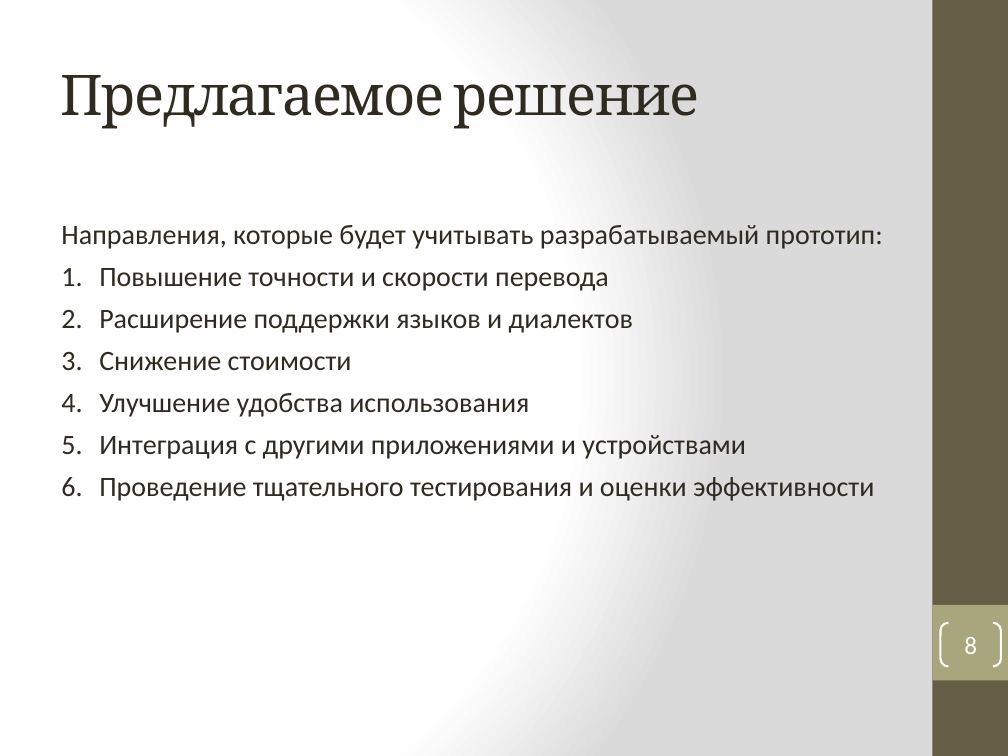
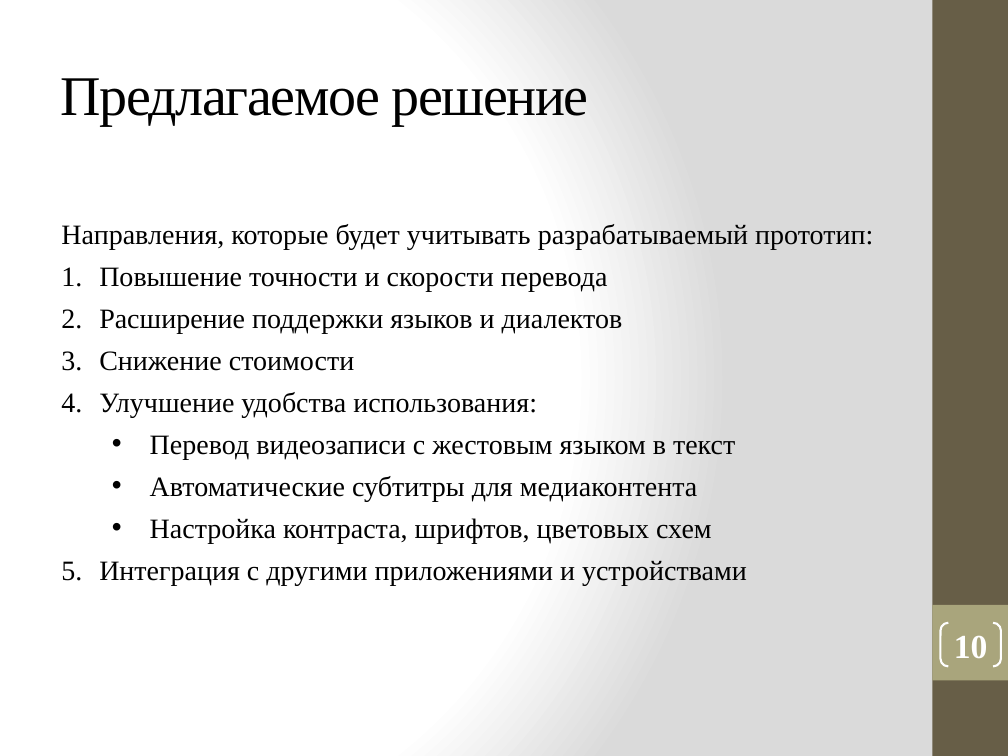
Before and after one commit to vadimgilka/DeafAndDumbPeople, a slide deck: slide 10 of Моя документация/Презентация_Панова.pptx (slide 8 before the commit). Drawn at 1008x756 pixels with LibreOffice and Linux fonts; fonts in the diff are those of the drawing. Boxes give left, top, right and bottom in pixels: in the first picture for what was removed or moved away, otherwise in the second. Text is boxed around its words. In the diff, an @@ line names an element or a change of style, - is before the commit and + after.

```diff
--- a/Моя документация/Презентация_Панова.pptx
+++ b/Моя документация/Презентация_Панова.pptx
@@ title "Предлагаемое решение" at (60, 78, 589, 126): font Cambria to Times New Roman, text colour #2F2B20 to #000000 @@
@@ text at (61, 224, 873, 586): font Calibri to Times New Roman, text colour #2F2B20 to #000000 in "Направления, которые будет учитывать разрабатываемый прототи ...", "Повышение точности и скорости перевода", "Расширение поддержки языков и диалектов", "Снижение стоимости" and 1 more places @@
@@ text at (99, 392, 735, 544): text changed; font Calibri to Times New Roman; text colour #2F2B20 to #000000 @@
-4. Улучшение удобства использования
+4. Улучшение удобства использования:
+  • Перевод видеозаписи с жестовым языком в текст
+  • Автоматические субтитры для медиаконтента
+  • Настройка контраста, шрифтов, цветовых схем
@@ text at (99, 477, 874, 501): paragraph removed @@
-6. Проведение тщательного тестирования и оценки эффективности
@@ page number at (954, 636, 988, 658): text changed; size 18 to 24 pt; font Calibri to Times New Roman; bold on @@
-8
+10
```
Also in this commit, not shown: 8 other slides changed, 8 slides added, 1 slide removed.
